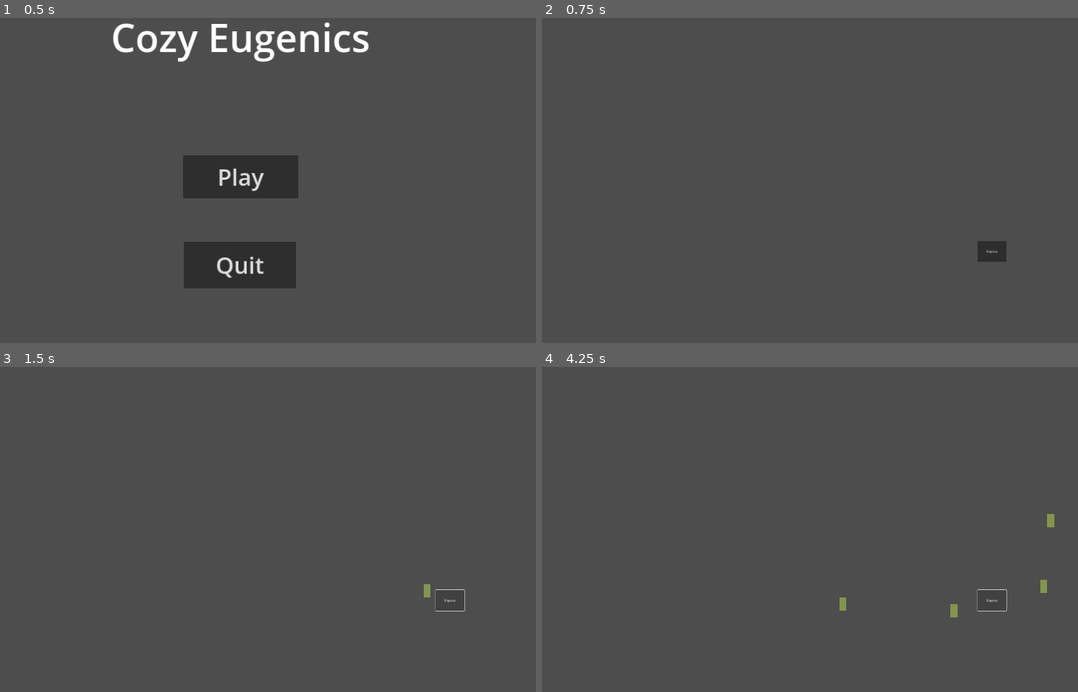
Above: before the commit, frames 1-4 (two rows, left to right).
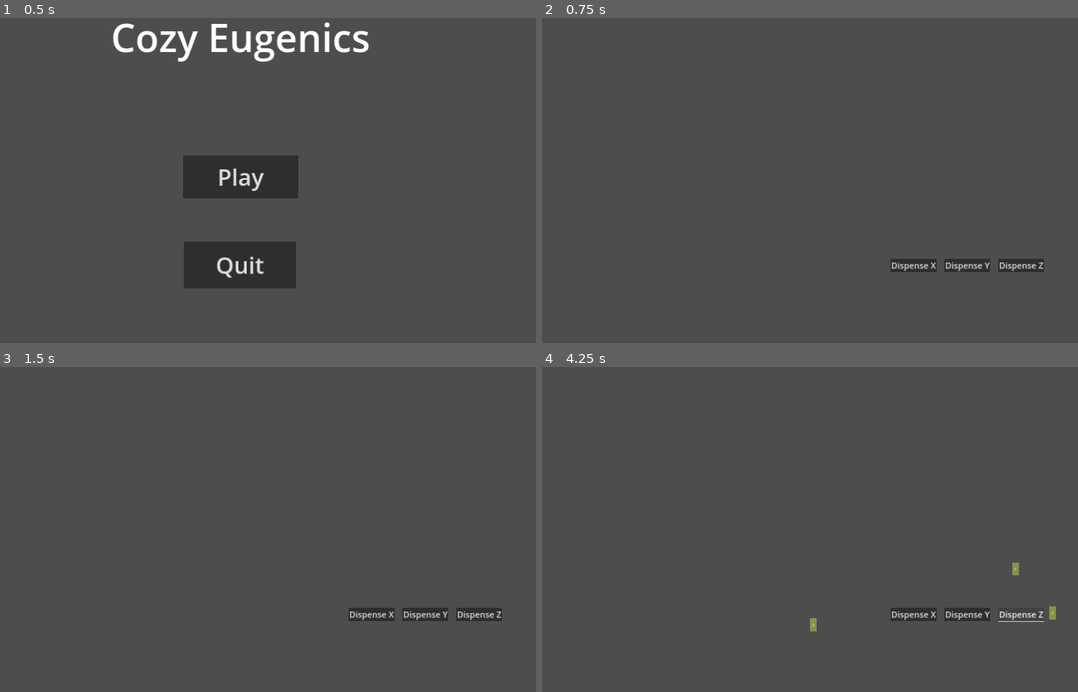
Above: after the commit, the same moments.

Repository: BoopEnthusiast/Cozy-Spring-Jam-2024
Game: Godot game, scene res://scenes/main_menu_screen.tscn
The game is run twice, just before and just after one commit, with the same random seed, the same clock (stepped at 60 frames per second) and the same inputs.
Inputs (mouse positions are in pixels of both pictures, inside the frame that each line leads up to):
- Up to frame 1 (0.5 s): no input
- Up to frame 2 (0.75 s): click "Play" at 0.5 s
- Up to frame 3 (1.5 s): click (450, 601) at 1.25 s, where only the run before the commit has a clickable "Dispense"
- Up to frame 4 (4.25 s): click "Dispense" (after the commit: "Dispense X") at 2 s; click "Dispense" (after the commit: "Dispense Y") at 2.75 s; click "Dispense" (after the commit: "Dispense Z") at 3.5 s

Frame 1 is identical in both runs. In frame 2, 1.1% of the frame differs, in the area x 65-94%, y 68-79%; in frame 3, 0.9%; in frame 4, 1.1%.

Commit message:
lilguy gene display + dispencer stuff

Diff:
--- a/scenes/dispenser.tscn
+++ b/scenes/dispenser.tscn
@@ -2,21 +2,20 @@
 
 [ext_resource type="Script" path="res://scripts/dispenser.gd" id="1_dragk"]
 
-[node name="DispenserLayer" type="CanvasLayer"]
-
-[node name="Dispenser" type="Button" parent="."]
+[node name="Dispenser" type="Button"]
 anchors_preset = 3
 anchor_left = 1.0
 anchor_top = 1.0
 anchor_right = 1.0
 anchor_bottom = 1.0
-offset_left = -653.0
-offset_top = -664.0
-offset_right = -465.0
-offset_bottom = -526.0
+offset_left = -3840.0
+offset_top = -2160.0
+offset_right = -3590.0
+offset_bottom = -2022.0
 grow_horizontal = 0
 grow_vertical = 0
+theme_override_font_sizes/font_size = 55
 text = "Dispense"
 script = ExtResource("1_dragk")
 
-[connection signal="pressed" from="Dispenser" to="Dispenser" method="_on_pressed"]
+[connection signal="pressed" from="." to="." method="_on_pressed"]
--- a/scenes/lil_guy.tscn
+++ b/scenes/lil_guy.tscn
@@ -28,6 +28,15 @@
 wait_time = 60.0
 autostart = true
 
+[node name="Label" type="Label" parent="."]
+offset_left = -91.0
+offset_top = -38.0
+offset_right = 91.0
+offset_bottom = 39.0
+horizontal_alignment = 1
+vertical_alignment = 1
+autowrap_mode = 1
+
 [connection signal="mouse_entered" from="." to="." method="_on_mouse_entered"]
 [connection signal="mouse_exited" from="." to="." method="_on_mouse_exited"]
 [connection signal="timeout" from="Timer" to="." method="_on_timer_timeout"]
--- a/scenes/main.tscn
+++ b/scenes/main.tscn
@@ -12,12 +12,36 @@
 
 [node name="Walls" parent="." instance=ExtResource("2_ovlks")]
 
-[node name="Dispenser" parent="." instance=ExtResource("3_it24s")]
+[node name="DispenserLayer" type="CanvasLayer" parent="."]
+
+[node name="X" parent="DispenserLayer" instance=ExtResource("3_it24s")]
+offset_left = -1217.0
+offset_top = -543.0
+offset_right = -919.0
+offset_bottom = -459.0
+text = "Dispense X"
+gene = "X"
+
+[node name="Y" parent="DispenserLayer" instance=ExtResource("3_it24s")]
+offset_left = -867.0
+offset_top = -543.0
+offset_right = -570.0
+offset_bottom = -459.0
+text = "Dispense Y"
+gene = "Y"
+
+[node name="Z" parent="DispenserLayer" instance=ExtResource("3_it24s")]
+offset_left = -517.0
+offset_top = -543.0
+offset_right = -221.0
+offset_bottom = -459.0
+text = "Dispense Z"
+gene = "Z"
+
+[node name="PauseMenu" parent="." instance=ExtResource("6_g71jd")]
 
 [node name="Cauldron" parent="." instance=ExtResource("4_1x7nn")]
 position = Vector2(356, 461)
 
 [node name="Compost" parent="." instance=ExtResource("5_0xkic")]
 position = Vector2(3296, 527)
-
-[node name="PauseMenu" parent="." instance=ExtResource("6_g71jd")]
--- a/scripts/dispenser.gd
+++ b/scripts/dispenser.gd
@@ -8,6 +8,6 @@
 
 func _on_pressed():
 	var new_lil_guy = LIL_GUY.instantiate()
-	new_lil_guy.global_position = global_position
+	new_lil_guy.global_position = global_position + size / 2
 	new_lil_guy.genes.append(gene)
 	Singleton.main_node.add_child(new_lil_guy)
--- a/scripts/lil_guy.gd
+++ b/scripts/lil_guy.gd
@@ -7,12 +7,14 @@
 var mouse_is_on := false
 var is_dragging := false
 var hunger_state: int = 0
+var genes: Array[String]
 
-var genes: Array[String]
+@onready var label = $Label
 
 
 func _ready():
 	direction = Vector2(randf() - 0.5, randf() - 0.5).normalized()
+	reset_gene_display()
 
 
 func _input(event):
@@ -40,7 +42,9 @@
 	if is_dragging and is_on_wall():
 		var collided_object = get_last_slide_collision().get_collider()
 		if collided_object is LilGuy:
-			collided_object.genes.append(genes)
+			collided_object.genes += genes
+			collided_object.reset_gene_display()
+			print(collided_object.genes)
 			Singleton.is_dragging = false
 			queue_free()
 
@@ -55,3 +59,10 @@
 
 func _on_timer_timeout():
 	hunger_state += 1
+
+
+func reset_gene_display():
+	var concat_genes: String
+	for gene in genes:
+		concat_genes += gene
+	label.text = concat_genes
